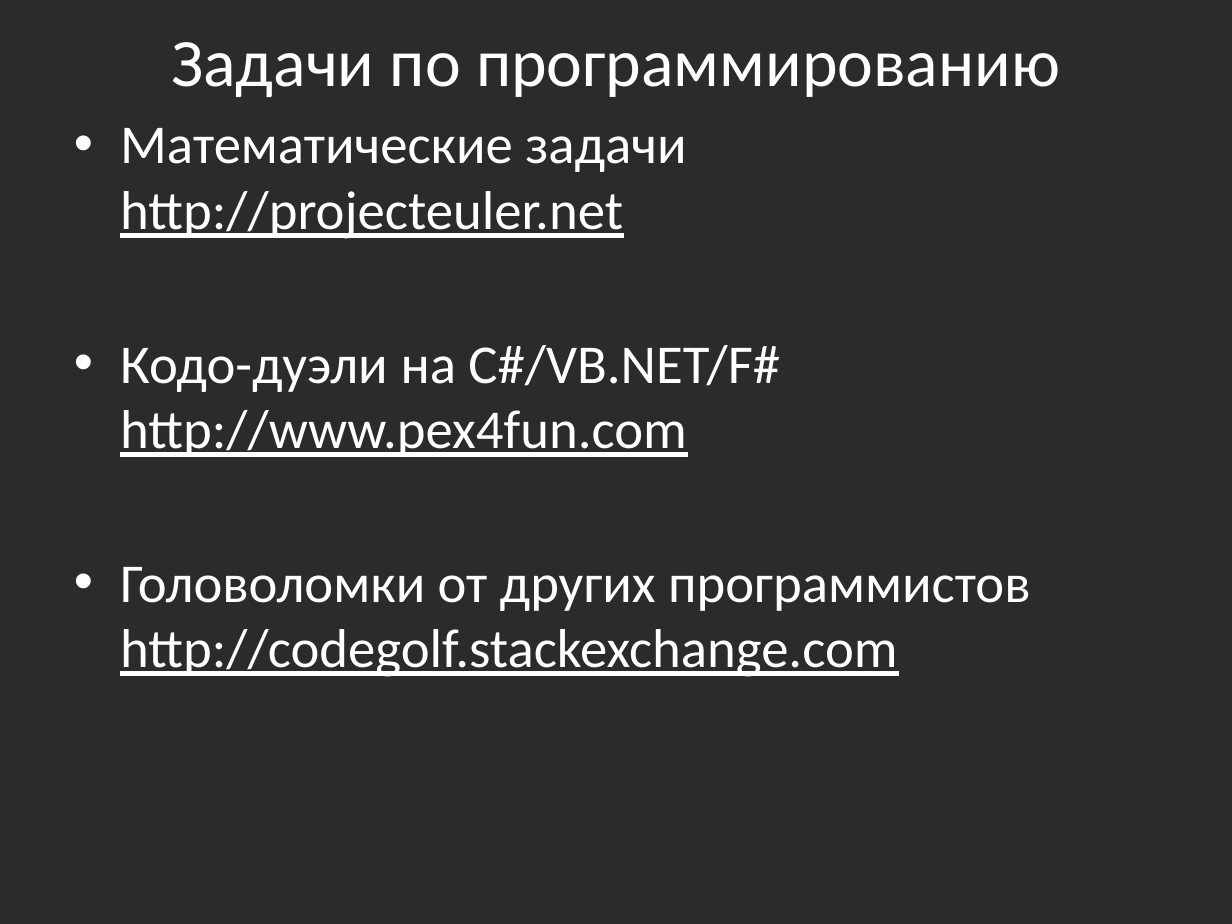
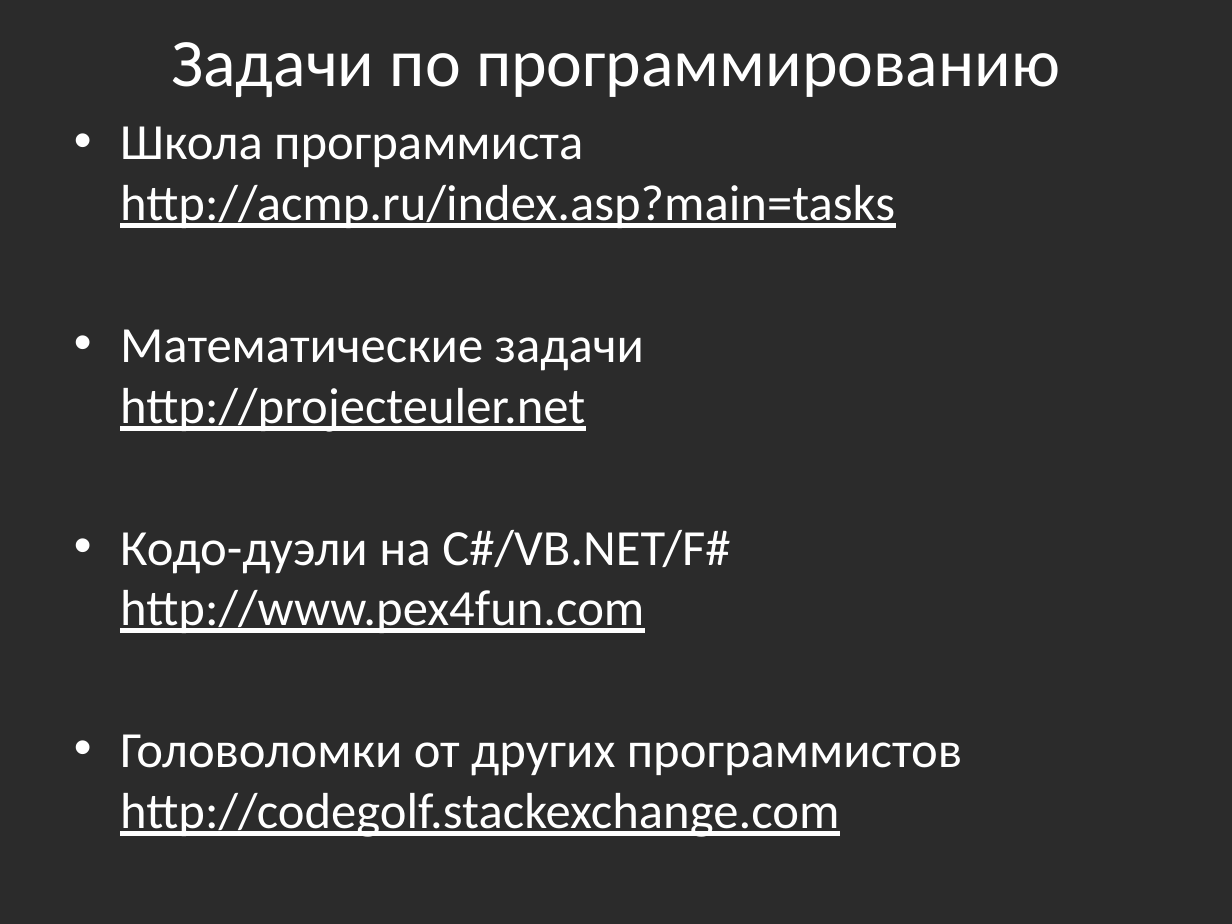
Before and after one commit to bazile/Training, a slide deck: slide 9 of Presentation/that-is-all-folks.pptx. Drawn at 1232x924 pixels with LibreOffice and Linux fonts; fonts in the diff are those of the drawing; background and template pictures are left out; a plain dark background stands for a picture behind light text. Boxes give left, top, right and bottom in pixels: in the first picture for what was removed or moved away, otherwise in the second. Text is boxed around its words. In the diff, an @@ line names an element or a change of style, - is before the commit and + after.

Commit message:
Added link to acmp.ru

```diff
--- a/Presentation/that-is-all-folks.pptx
+++ b/Presentation/that-is-all-folks.pptx
@@ text at [120, 126, 895, 228]: paragraph added @@
+• Школа программиста
+  http://acmp.ru/index.asp?main=tasks
@@ text at [120, 329, 962, 837]: size 32 to 29.6 pt in "Математические задачи http://projecteuler.net", "Кодо-дуэли на C#/VB.NET/F# http://www.pex4fun.com", "Головоломки от других программистов http://codegolf.stackexc ..." @@
```
